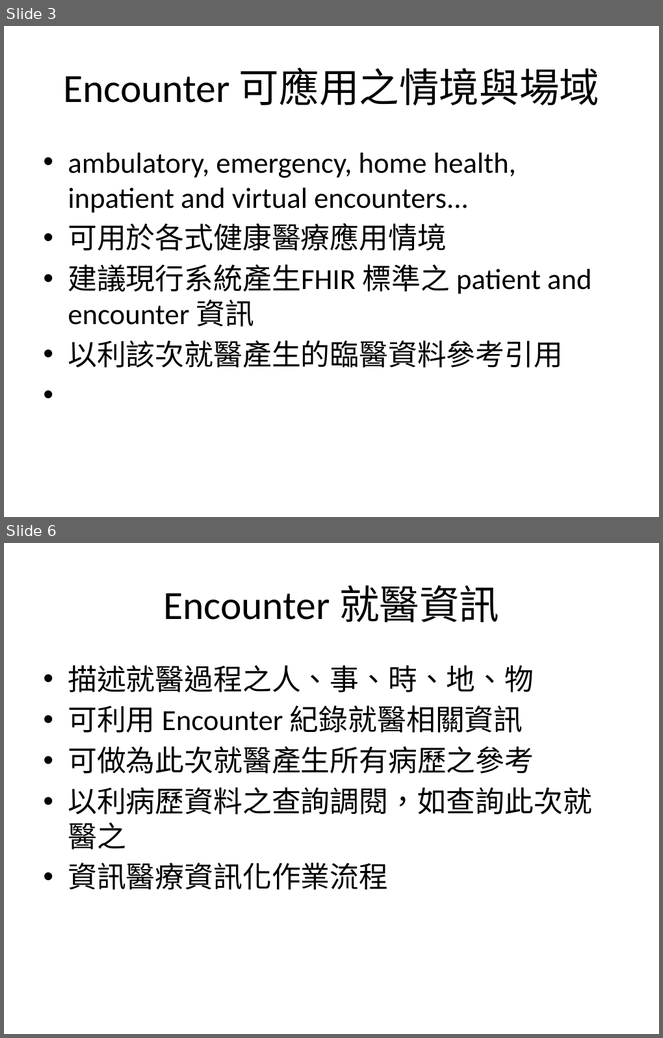
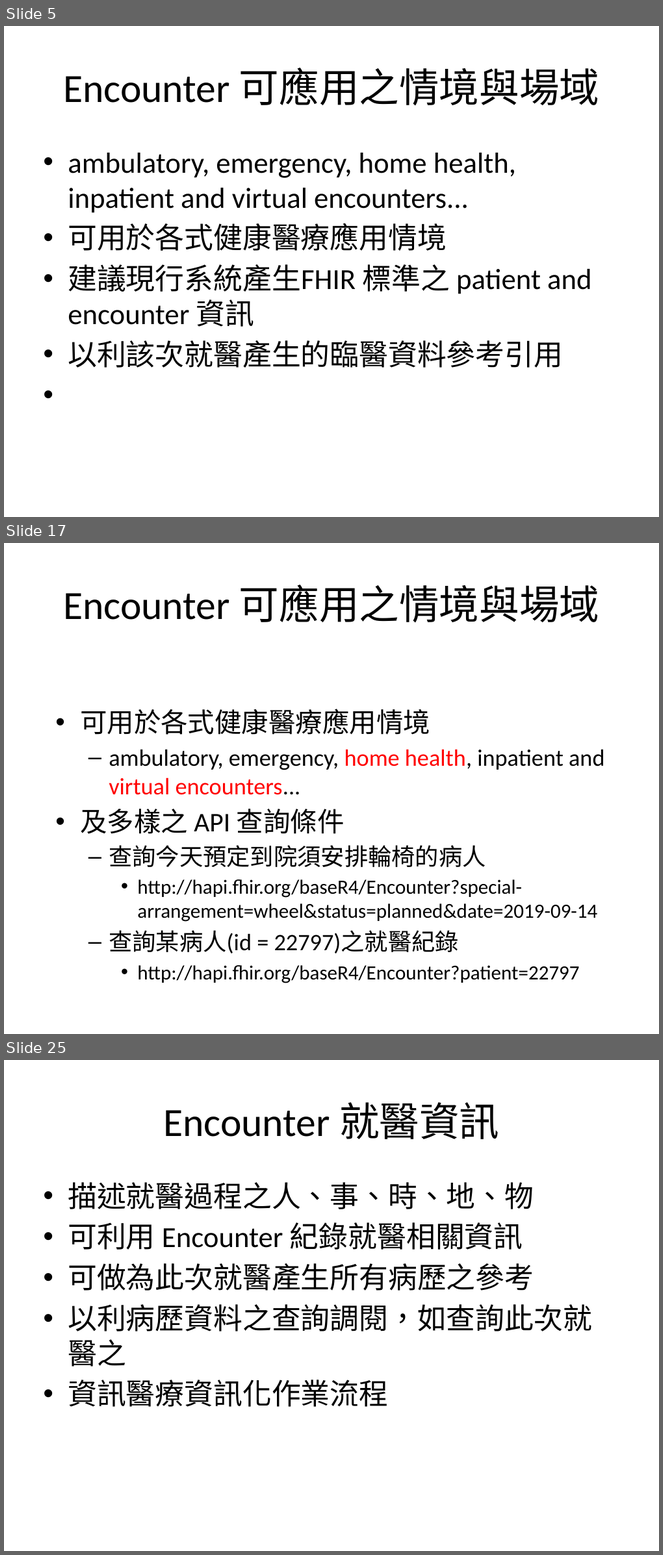
Before and after one commit to mos2718/FHIRspec, a slide deck: Spec/Encounter.pptx. Shown one above the other, each under a label of ours: slides 3 and 6 before the commit, slides 5, 17 and 25 after it; the slides between them are not shown. The pictures are 663x1038 and 663x1555 pixels, drawn with LibreOffice and Linux fonts; fonts in the diff are those of the drawing. Boxes give left, top, right and bottom in pixels: in the first picture for what was removed or moved away, otherwise in the second. Text is boxed around its words. In the diff, an @@ line names an element or a change of style, - is before the commit and + after.

```diff
--- a/Spec/Encounter.pptx
+++ b/Spec/Encounter.pptx
@@ slide 17 added at [4,543,659,1034], background #FFFFFF @@
@@ title added at [63,585,599,623], 44 pt, text #000000 @@
+Encounter 可應用之情境與場域
@@ text added at [80,709,605,954], 22.2 pt, text #000000 @@
+• 可用於各式健康醫療應用情境
+  – ambulatory, emergency, home health, inpatient and virtual encounters...
+• 及多樣之 API 查詢條件
+  – 查詢今天預定到院須安排輪椅的病人
+    • http://hapi.fhir.org/baseR4/Encounter?special-arrangement=wheel&status=planned&date=2019-09-14
+  – 查詢某病人(id = 22797)之就醫紀錄
+    • http://hapi.fhir.org/baseR4/Encounter?patient=22797
@@ what was slide 3 is now slide 5 @@
@@ what was slide 6 is now slide 25 @@
```
Also in this commit, not shown: 1 slide changed, 18 other slides added, 6 other files.
